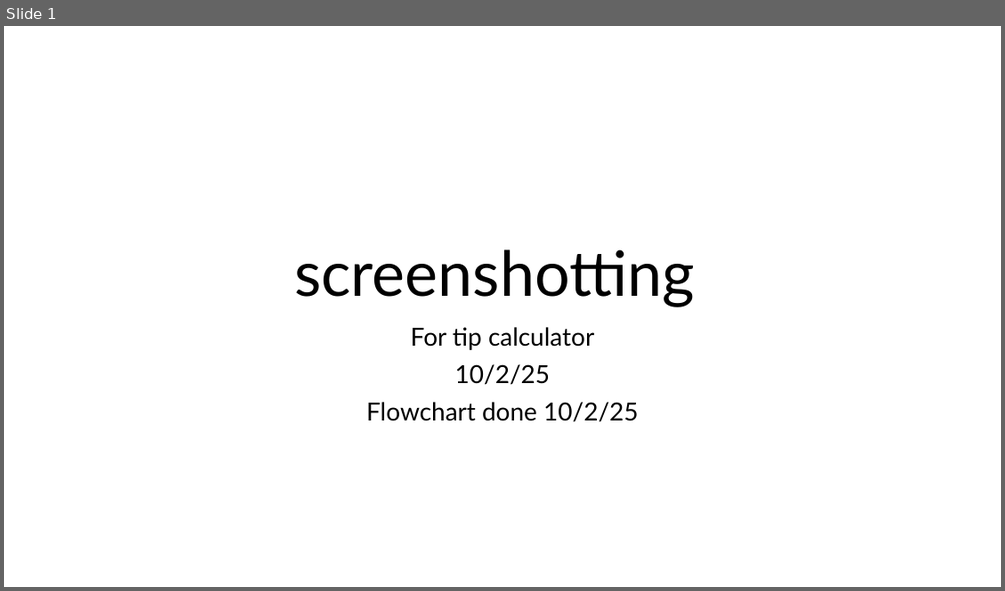
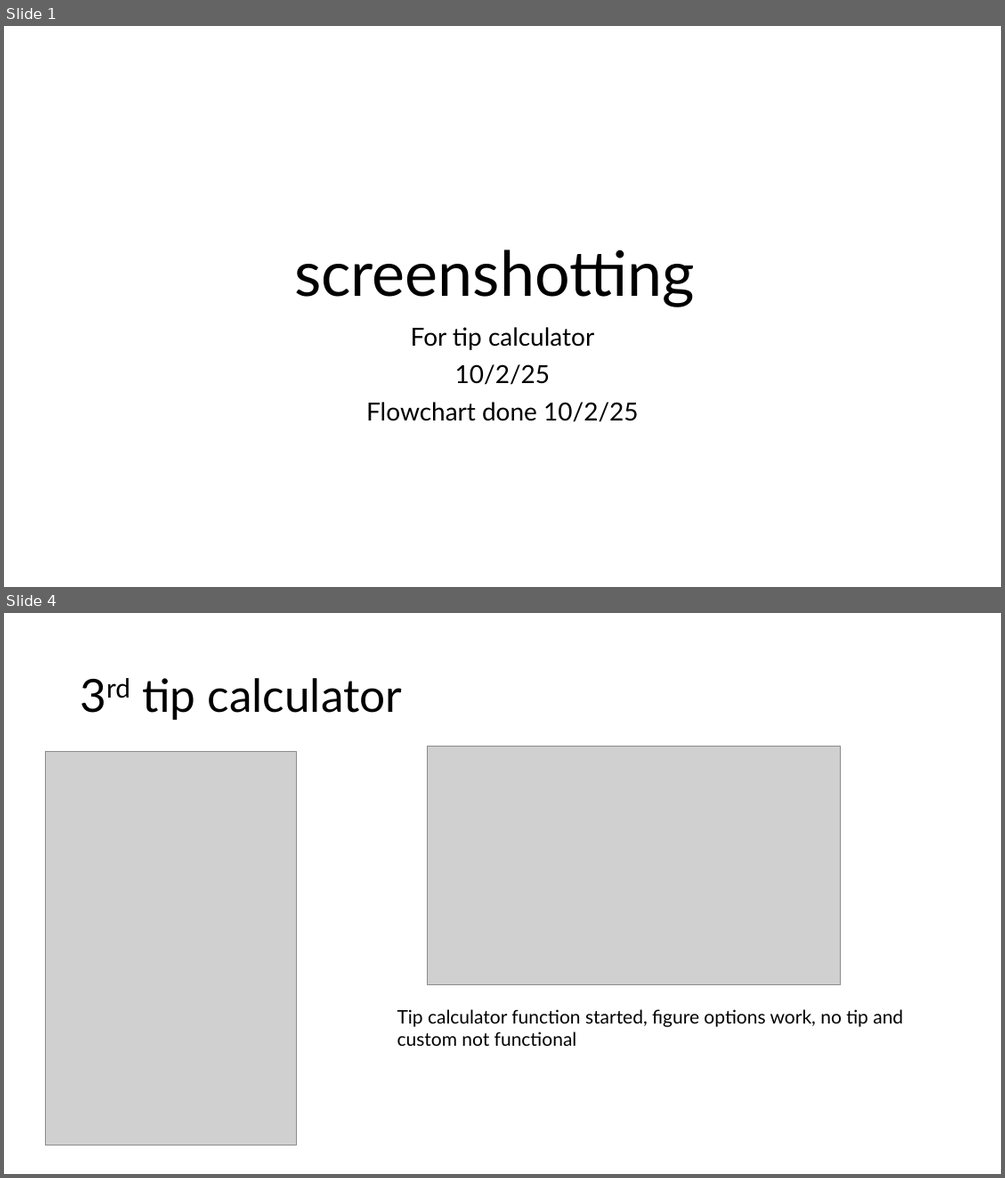
Before and after one commit to PengoPango/403IT_Programming_repos, a slide deck: 403_Programming/assignments/tipcalculatorprogress_screenshots.pptx. Shown one above the other, each under a label of ours: slide 1 before the commit, slides 1 and 4 after it; the slides between them are not shown. The pictures are 1005x591 and 1005x1178 pixels, drawn with LibreOffice and Linux fonts; fonts in the diff are those of the drawing; grey boxes stand for pictures. Boxes give left, top, right and bottom in pixels: in the first picture for what was removed or moved away, otherwise in the second. Text is boxed around its words. In the diff, an @@ line names an element or a change of style, - is before the commit and + after.

```diff
--- a/403_Programming/assignments/tipcalculatorprogress_screenshots.pptx
+++ b/403_Programming/assignments/tipcalculatorprogress_screenshots.pptx
@@ slide 4 added at box(4, 613, 1001, 1174), background #FFFFFF @@
@@ title added at box(142, 678, 403, 720), 44 pt, text #000000 @@
+3rd tip calculator
@@ picture added at box(428, 746, 840, 985) @@
@@ picture added at box(45, 751, 296, 1145) @@
@@ text added at box(397, 1009, 903, 1046), 18 pt, text #000000 @@
+Tip calculator function started, figure options work, no tip and custom not functional
```
Also in this commit, not shown: 16 other slides added, 1 slide removed, 2 other files.
